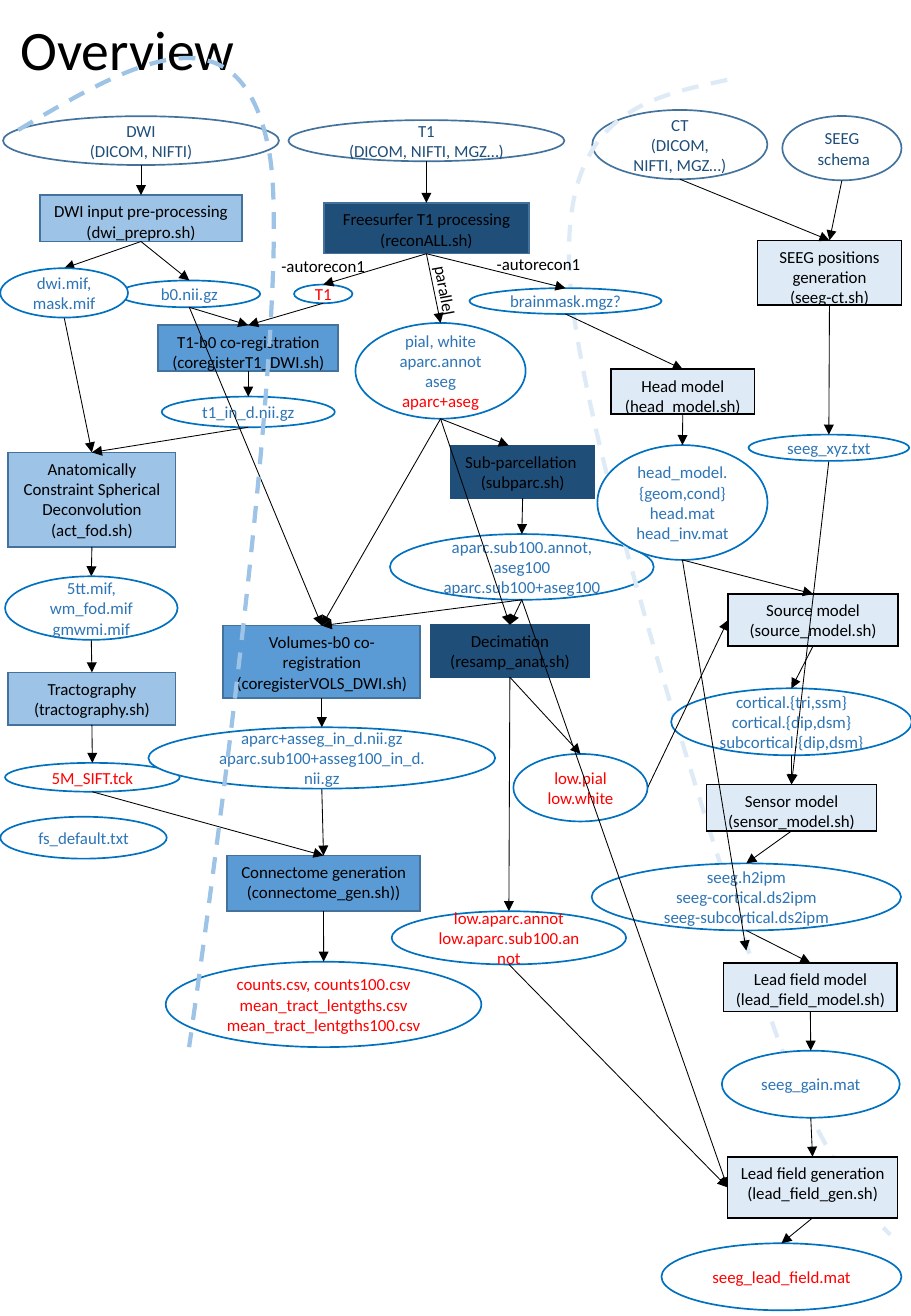
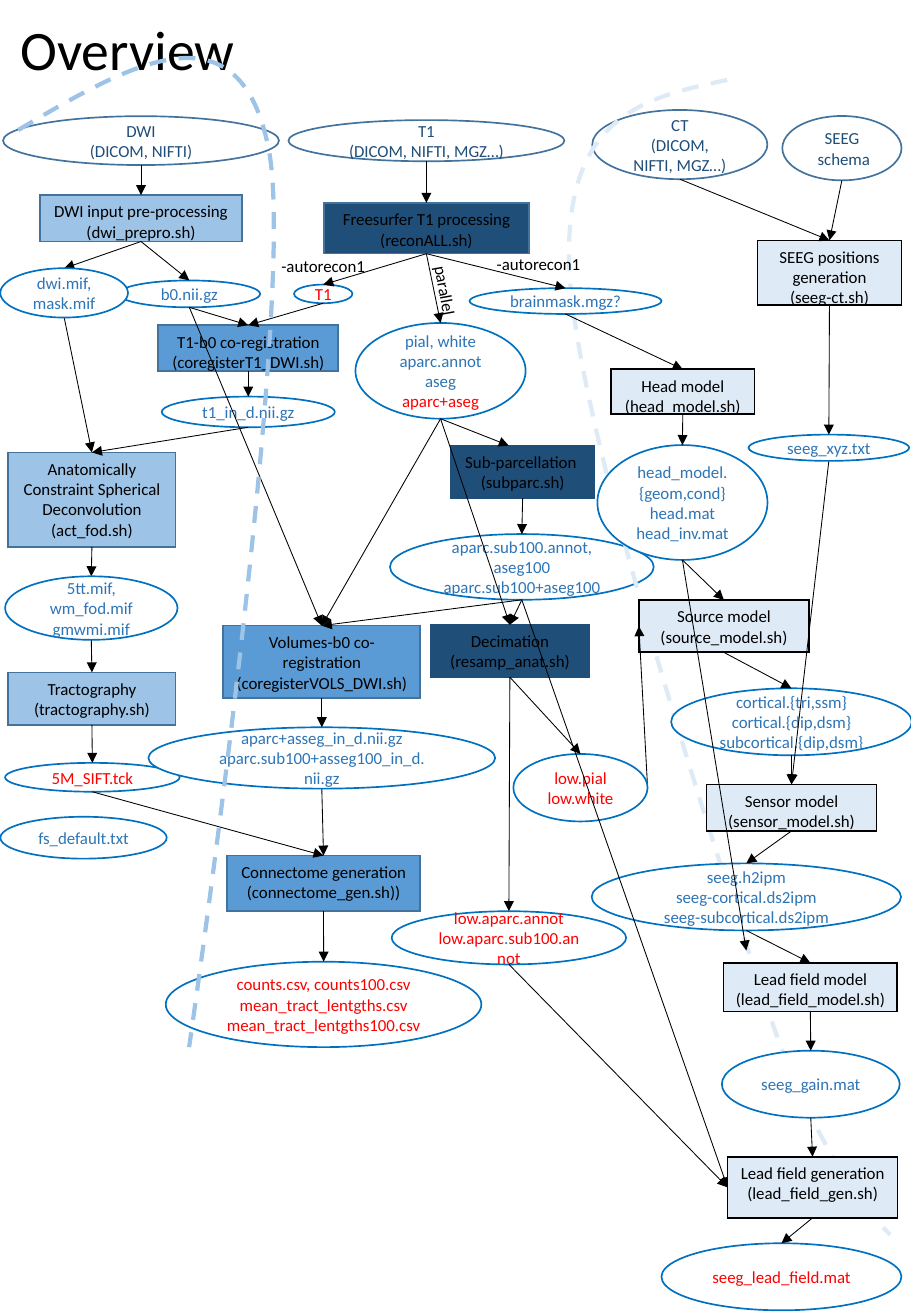
Before and after one commit to sshyran/tvb-recon, a slide deck: slide 1 of docs/overviewDiagram.pptx. Drawn at 911x1316 pixels with LibreOffice and Linux fonts; fonts in the diff are those of the drawing. Boxes give left, top, right and bottom in pixels: in the first picture for what was removed or moved away, otherwise in the second. Text is boxed around its words. In the diff, an @@ line names an element or a change of style, - is before the commit and + after.

```diff
--- a/docs/overviewDiagram.pptx
+++ b/docs/overviewDiagram.pptx
@@ arrow moved from (683, 560) - (813, 594) to (683, 560) - (724, 600) @@
@@ rectangle "Source model" moved from (x1=728, y1=594, x2=898, y2=646) to (x1=639, y1=600, x2=809, y2=652) @@
@@ arrow moved from (647, 787) - (728, 619) to (647, 787) - (639, 627) @@
@@ arrow moved from (813, 646) - (792, 689) to (724, 652) - (792, 689) @@
```
Also in this commit, not shown: 25 other files.
